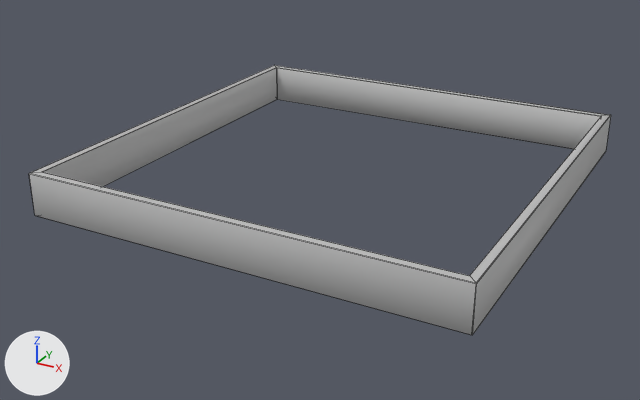
The FBX model Assets/Art/02_Buildings/Building_PoliceDept.fbx, before and after one commit.
Rendered twice from a camera (50 mm lens) standing at (3.9, -12.4, 8.06) and looking at (-5.33, 4.39, -0.34). The axes (+X, +Y, +Z) are drawn at lower left. The lights are the same throughout. Mesh edges are drawn as thin lines. Where no turn or scale is listed for an object, it has been applied to the vertices.

Objects in the first picture: 'Building_PoliceDept'.
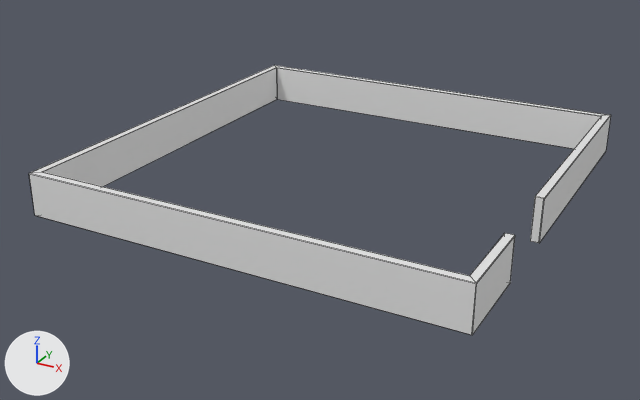
Boxes [x1, y1, x2, y2] around the edits, measured in the pictures (640 x 400 px):
part 1 of me_mesh_004, built on
    both: [470, 115, 611, 334]
part 2 of me_mesh_004, recoloured
    both: [29, 65, 607, 335]

The change, as a diff of the scene's bpy script:
```diff
--- a/Assets/Art/02_Buildings/Building_PoliceDept.fbx.py
+++ b/Assets/Art/02_Buildings/Building_PoliceDept.fbx.py
@@ mat_brickwall @@
+mat_brickwall = principled_material('BrickWall')
+mat_brickwall.base_color = (0.8, 0.8, 0.8)  # white #e7e7e7
@@ me_mesh_004 @@
 # used by ob_building_policedept; location = (0.0, 0.0, 0.0)
-me_mesh_004.from_pydata(...)  # 48 vertices, 56 faces; spans x -9.99..0.0, y -0.01..9.99, z 0.0..1.0
+me_mesh_004.from_pydata(...)  # 72 vertices, 82 faces; spans x -9.99..0.0, y -0.01..9.99, z 0.0..1.0
+# me_mesh_004 part 1
+# 8 faces are deleted
+# 18 vertices are added at x -0.19..0.0, y 2.04..3.96, z 0.0..1.0
+# 6 new vertices lie (0.0, 0.0, 0.97) away from vertices in x -0.19..-0.01, y 2.04..3.96, z 0.01
+# 34 new faces join them
+# me_mesh_004 part 2: 48 faces spanning x -9.99..0.0, y -0.01..9.99, z 0.0..1.0 switch from mat_lambert1 (grey #bcbcbc) to mat_brickwall (white #e7e7e7)
```
